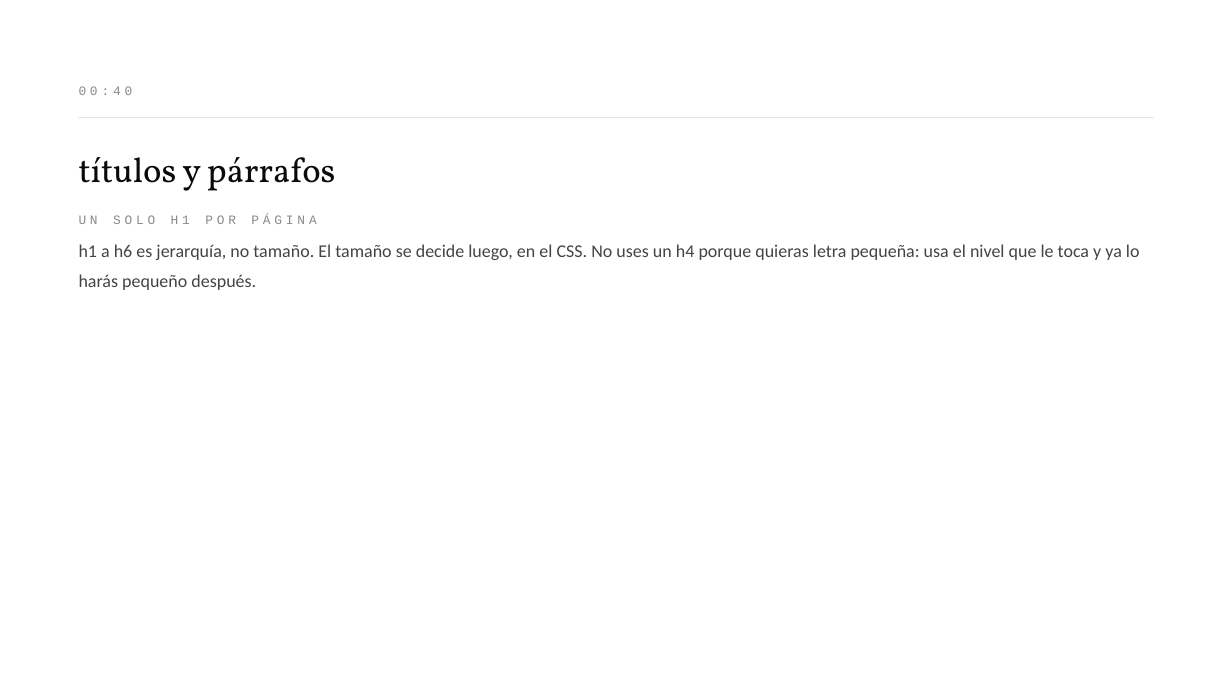
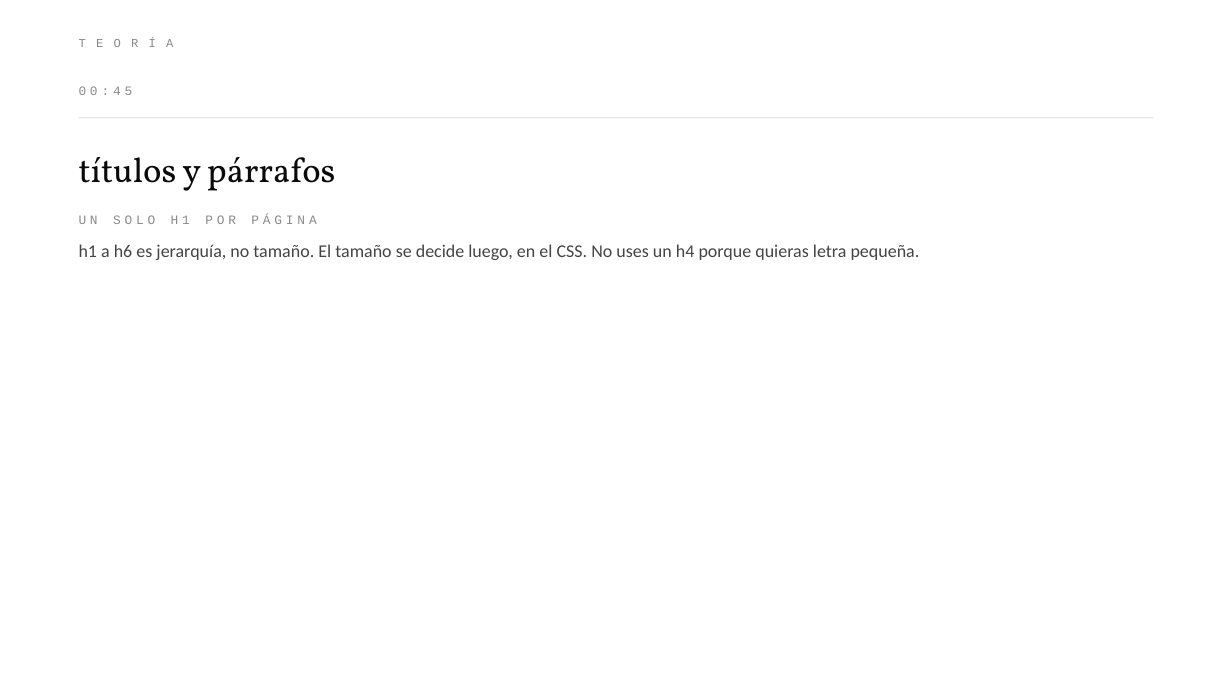
Before and after one commit to meowrhino/tallerEscocesa, a slide deck: slide 23 of presentaciones/Sesion-1-HTML.pptx (slide 21 before the commit). Drawn at 1232x693 pixels with LibreOffice and Linux fonts; fonts in the diff are those of the drawing. Boxes give left, top, right and bottom in pixels: in the first picture for what was removed or moved away, otherwise in the second. Text is boxed around its words. In the diff, an @@ line names an element or a change of style, - is before the commit and + after.

```diff
--- a/presentaciones/Sesion-1-HTML.pptx
+++ b/presentaciones/Sesion-1-HTML.pptx
@@ text added at (79,31,1153,54), 9.5 pt, text #8A8A8A @@
+TEORÍA
@@ text at (79,86,133,95): text changed @@
-00:40
+00:45
@@ text at (79,244,920,260): text changed @@
-h1 a h6 es jerarquía, no tamaño. El tamaño se decide luego, en el CSS. No uses un h4 porque quieras letra pequeña: usa el nivel que le toca y ya lo harás pequeño después.
+h1 a h6 es jerarquía, no tamaño. El tamaño se decide luego, en el CSS. No uses un h4 porque quieras letra pequeña.
```
Also in this commit, not shown: 34 other slides changed, 8 slides added, 7 slides removed, 10 other files.
